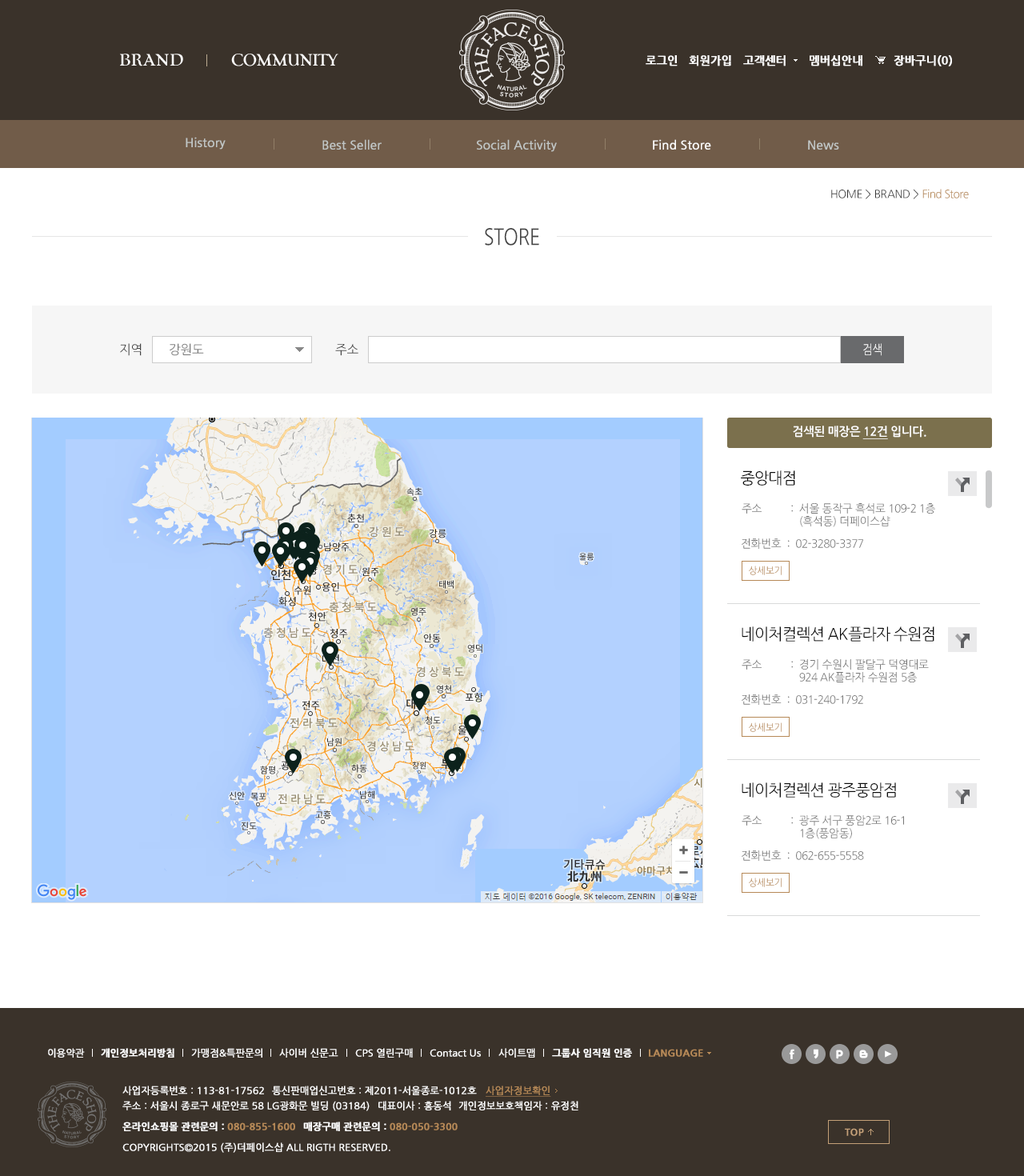
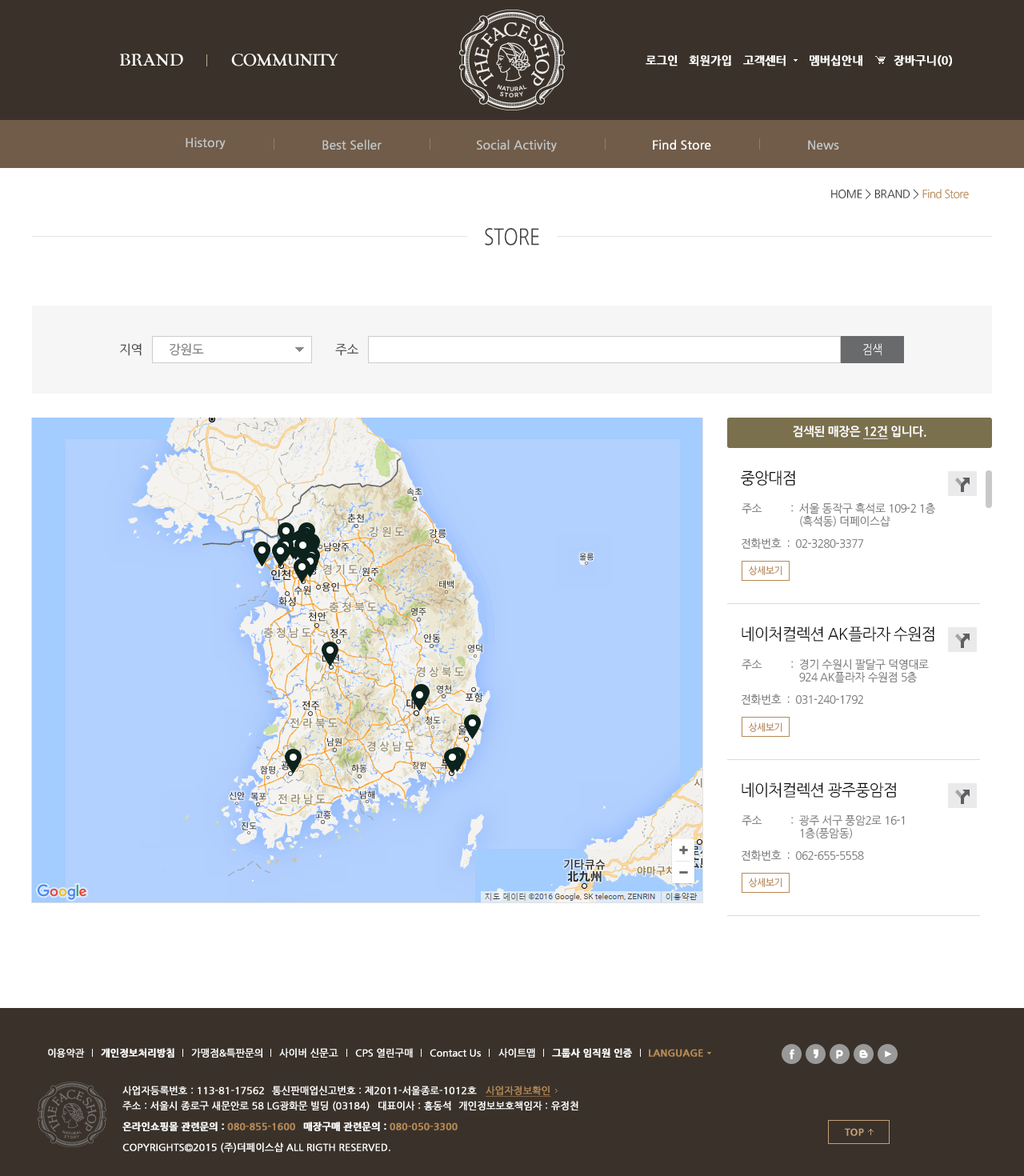
Before/after of a (1024, 1176) layered artwork. What changed in the layer stack:
painted on "HOME > BRAND > Find Store" over [830, 188, 969, 200]
painted on "강원도" over [169, 343, 204, 356]
painted on "주소" over [335, 343, 359, 356]
painted on "지역" (2nd of 2, in "container" › "store" › "검색바") over [119, 343, 142, 356]
painted on "검색된 매장은 12건 입니다." over [792, 425, 926, 440]
painted on "상세보기" (2nd of 6, in "container" › "store" › "검색주소들 copy 2" › "상세보기") over [748, 877, 783, 887]
painted on "전화번호 : 062-655-5558" over [741, 849, 864, 862]
painted on "주소 : 광주 서구 풍암2로 16-1 1층(풍암동)" over [741, 814, 905, 839]
painted on "네이처컬렉션 광주풍암점" over [741, 782, 896, 799]
painted on "상세보기" (4th of 6, in "container" › "store" › "검색주소들 copy" › "상세보기") over [748, 722, 783, 732]
painted on "전화번호 : 031-240-1792" over [741, 693, 863, 706]
painted on "주소 : 경기 수원시 팔달구 덕영대로 924 AK플라자 수" over [741, 658, 929, 683]
painted on "네이처컬렉션 AK플라자 수원점" over [741, 626, 935, 642]
painted on "상세보기" (6th of 6, in "container" › "store" › "검색주소들" › "상세보기") over [748, 565, 783, 575]
painted on "전화번호 : 02-3280-3377" over [741, 537, 864, 550]
painted on "주소 : 서울 동작구 흑석로 109-2 1층 (흑석동) 더페" over [741, 502, 936, 528]
painted on "중앙대점" over [740, 470, 795, 487]
